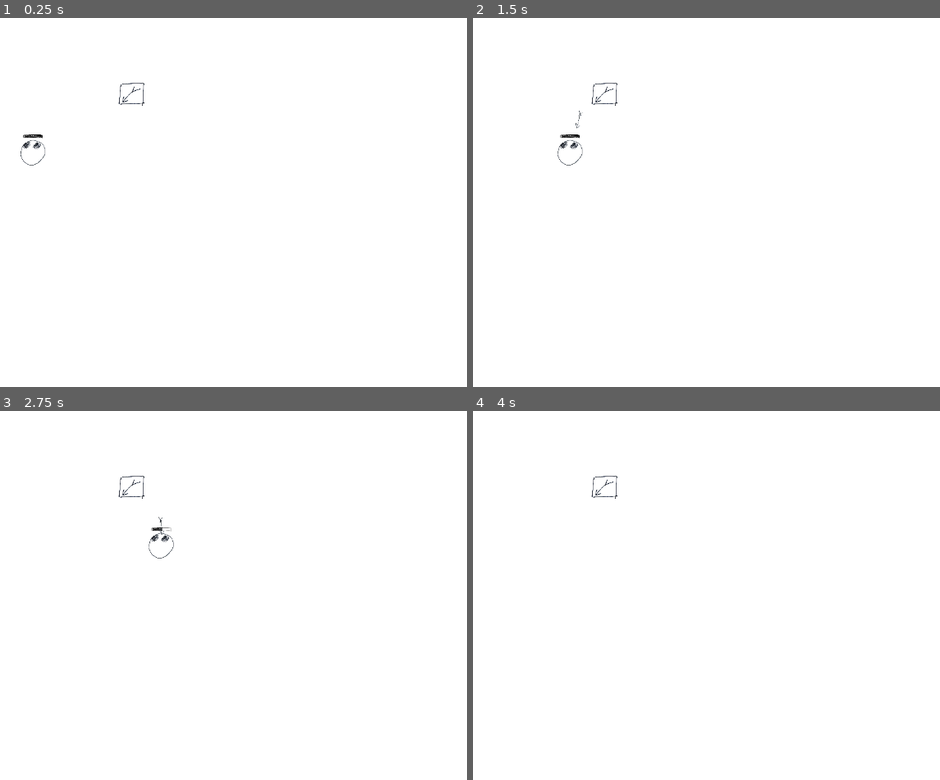
Above: before the commit, frames 1-4 (two rows, left to right).
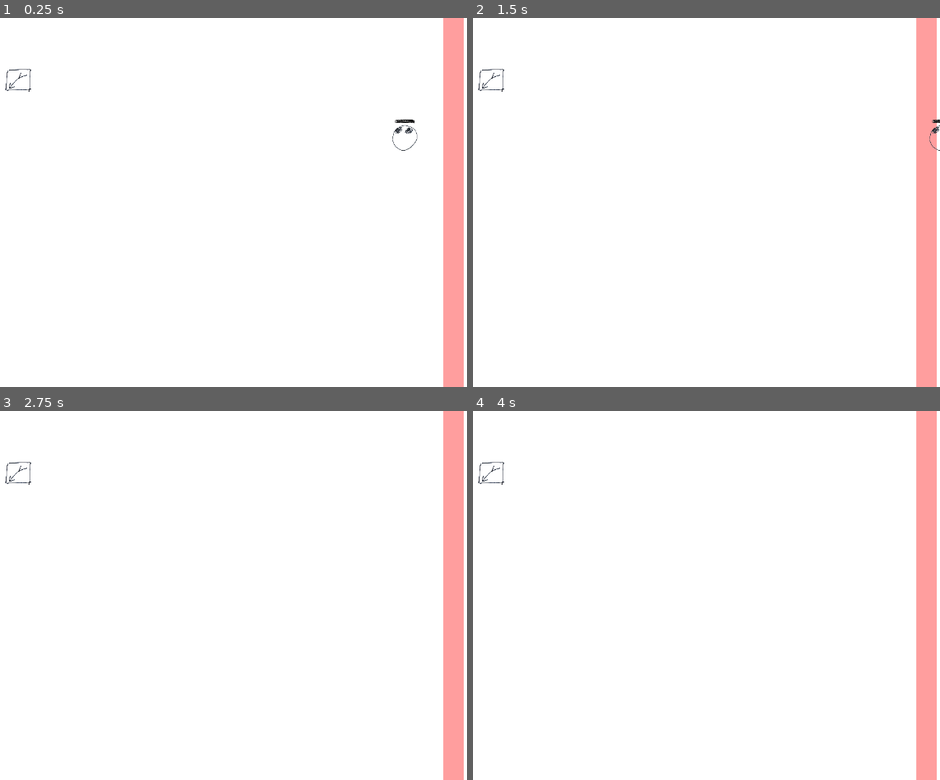
Above: after the commit, the same moments.

Repository: OzuYatamutsu/notebook-tower-defense
Game: Godot game, scene res://levels/test_level.tscn
Same seed, same stepped clock (60 frames per second), same inputs: the game is played once before the commit and once after it.
Inputs:
- Up to frame 1 (0.25 s): no input
- Up to frame 2 (1.5 s): no input
- Up to frame 3 (2.75 s): no input
- Up to frame 4 (4 s): tap Enter at 3.5 s

The runs differ from the first frame. In frame 1, 4.8% of the frame differs, in the area x 1-100%, y 0-100%; in frame 2, 4.7%; in frame 3, 4.7%; in frame 4, 4.5%.

Commit message:
Add hitbox to test_level scene

Diff:
--- a/levels/test_level.tscn
+++ b/levels/test_level.tscn
@@ -1,7 +1,8 @@
-[gd_scene load_steps=3 format=3 uid="uid://bmvftpnl3dmue"]
+[gd_scene load_steps=4 format=3 uid="uid://bmvftpnl3dmue"]
 
 [ext_resource type="PackedScene" uid="uid://gqhmvpyej27v" path="res://mobs/Basic.tscn" id="1_uhqc2"]
 [ext_resource type="PackedScene" uid="uid://bg26ahjkoli5k" path="res://towers/ArrowTower.tscn" id="2_vsgju"]
+[ext_resource type="PackedScene" uid="uid://deg46c6o3hqg4" path="res://components/level_hitbox.tscn" id="3_gmgay"]
 
 [node name="test_level" type="Node2D"]
 
@@ -19,13 +20,17 @@
 scale = Vector2(0.1, 0.1)
 
 [node name="Basic" parent="viewport/mobs" instance=ExtResource("1_uhqc2")]
-position = Vector2(4090, 2630)
+position = Vector2(11340, 2340)
 
 [node name="towers" type="Node2D" parent="viewport" groups=["towers"]]
 scale = Vector2(0.1, 0.1)
 
 [node name="ArrowTower" parent="viewport/towers" instance=ExtResource("2_vsgju")]
-position = Vector2(6260, 1490)
+position = Vector2(4050, 1220)
 
 [node name="projectiles" type="Node2D" parent="viewport" groups=["projectiles"]]
 scale = Vector2(0.07, 0.07)
+
+[node name="LevelHitbox" parent="." instance=ExtResource("3_gmgay")]
+position = Vector2(1255, 349)
+scale = Vector2(1, 19.35)
--- a/project.godot
+++ b/project.godot
@@ -15,6 +15,10 @@
 config/features=PackedStringArray("4.4", "GL Compatibility")
 config/icon="res://icon.svg"
 
+[autoload]
+
+GameState="*res://components/game_state.gd"
+
 [display]
 
 window/size/viewport_width=1280
@@ -26,6 +30,7 @@
 2d_physics/layer_2="walls"
 2d_physics/layer_3="mobs"
 2d_physics/layer_4="projectiles"
+2d_physics/layer_5="player_hitbox"
 
 [rendering]
 
